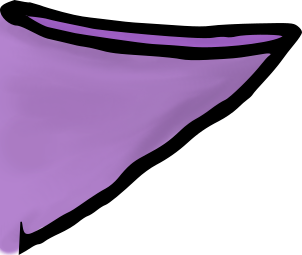
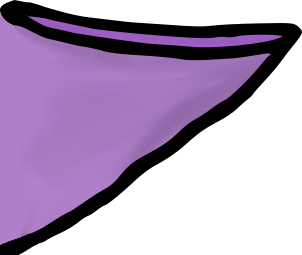
Before/after of a 302 × 255 layered artwork. What changed in the layer stack:
painted on "mouth.png" over box(0, 221, 45, 255)
painted on "Layer" over box(0, 19, 114, 242)
